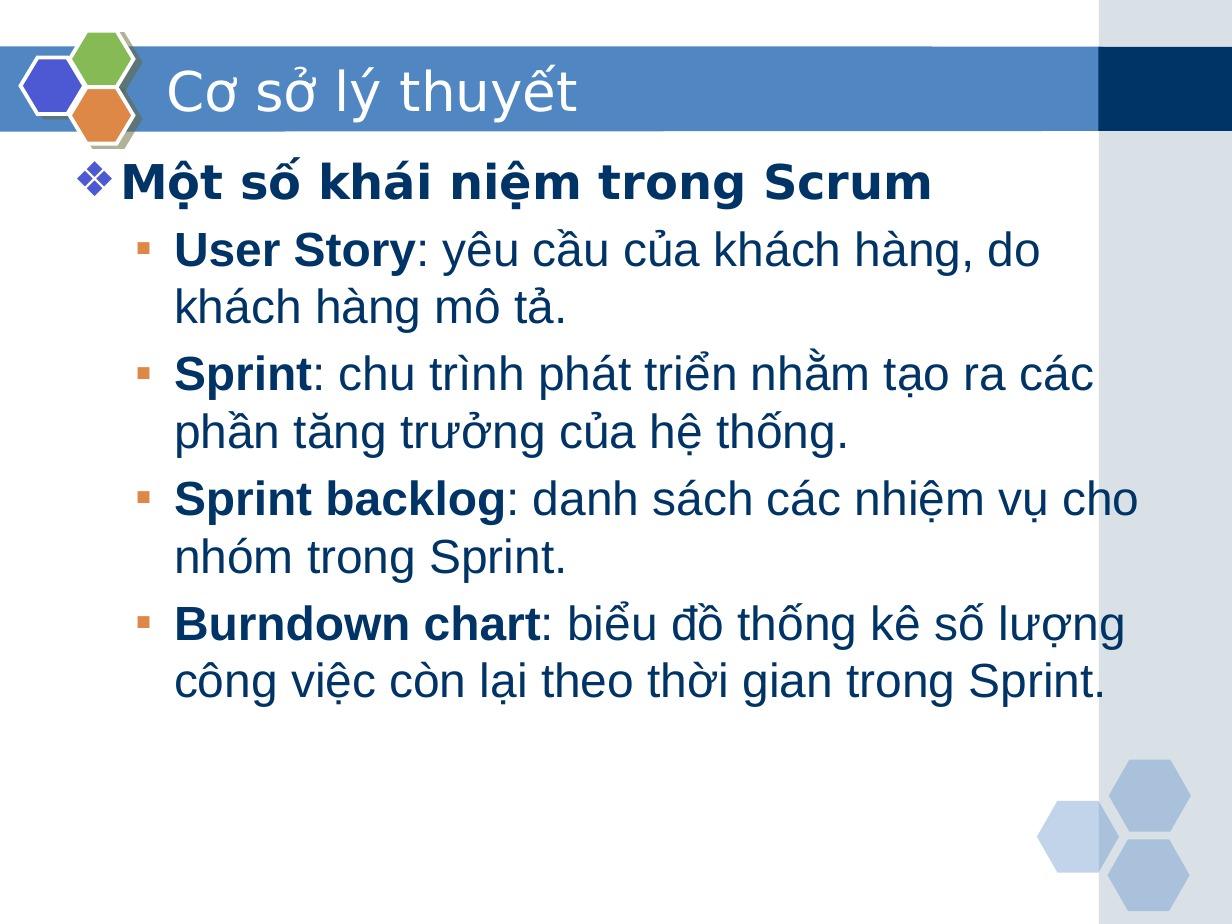
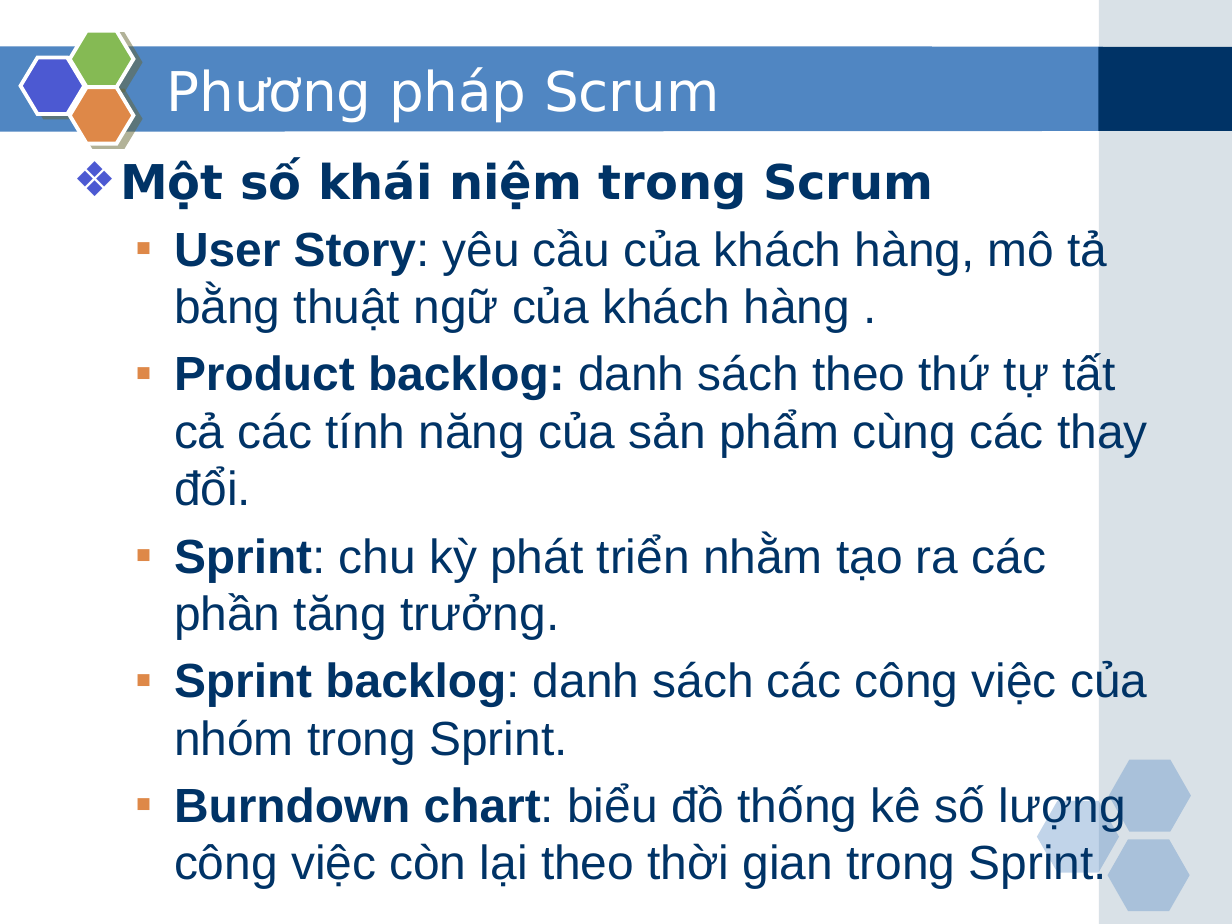
Before and after one commit to phamduong/graduation-project-agile-tool, a slide deck: slide 15 of Báo cáo/Slide bao cao.pptx. Drawn at 1232x924 pixels with LibreOffice and Linux fonts; fonts in the diff are those of the drawing. Boxes give left, top, right and bottom in pixels: in the first picture for what was removed or moved away, otherwise in the second. Text is boxed around its words. In the diff, an @@ line names an element or a change of style, - is before the commit and + after.

```diff
--- a/Báo cáo/Slide bao cao.pptx
+++ b/Báo cáo/Slide bao cao.pptx
@@ title at <box>166,67,719,122</box>: text changed @@
-Cơ sở lý thuyết
+Phương pháp Scrum
@@ text at <box>174,229,1147,764</box>: text changed @@
-  ▪ User Story: yêu cầu của khách hàng, do khách hàng mô tả.
-  ▪ Sprint: chu trình phát triển nhằm tạo ra các phần tăng trưởng của hệ thống.
-  ▪ Sprint backlog: danh sách các nhiệm vụ cho nhóm trong Sprint.
+  ▪ User Story: yêu cầu của khách hàng, mô tả bằng thuật ngữ của khách hàng .
+  ▪ Product backlog: danh sách theo thứ tự tất cả các tính năng của sản phẩm cùng các thay đổi.
+  ▪ Sprint: chu kỳ phát triển nhằm tạo ra các phần tăng trưởng.
+  ▪ Sprint backlog: danh sách các công việc của nhóm trong Sprint.
```
Also in this commit, not shown: 16 other slides changed, 24 other files.
